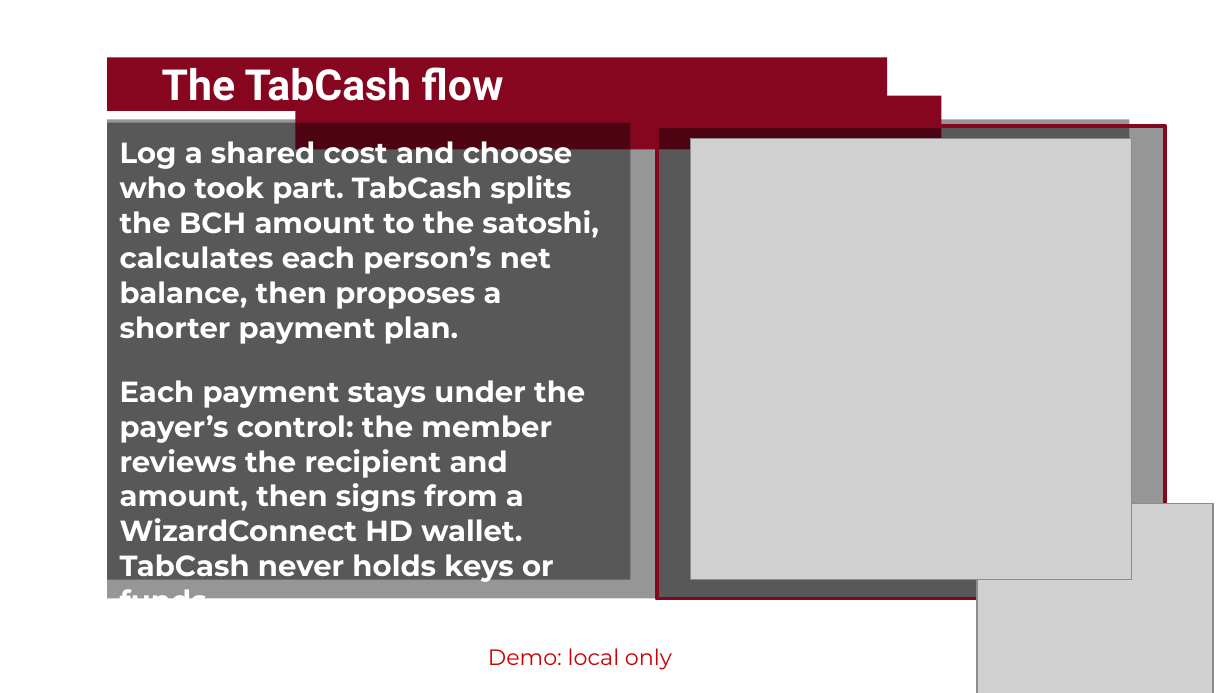
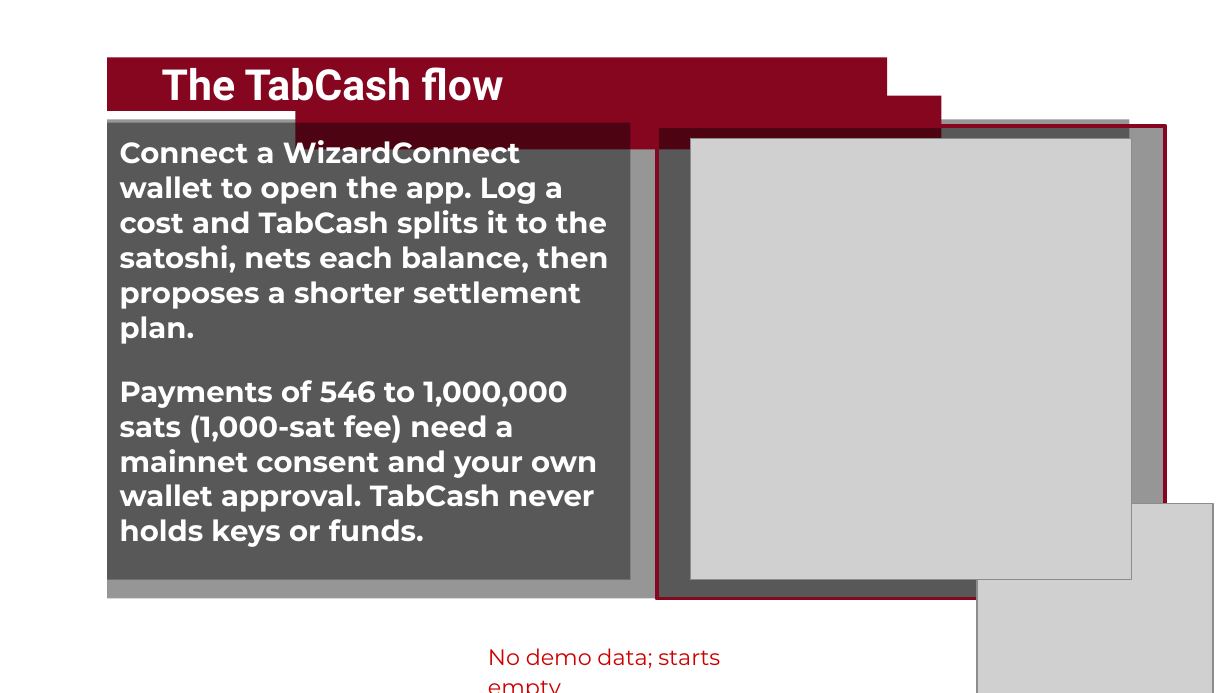
Before and after one commit to ansonj-dev/tabcash, a slide deck: slide 3 of submission/TabCash-Widget-Factory-final.pptx. Drawn at 1232x693 pixels with LibreOffice and Linux fonts; fonts in the diff are those of the drawing; grey boxes stand for pictures; background and template pictures are left out. Boxes give left, top, right and bottom in pixels: in the first picture for what was removed or moved away, otherwise in the second. Text is boxed around its words. In the diff, an @@ line names an element or a change of style, - is before the commit and + after.

Commit message:
TabCash: update Widget Factory deck for connect-first, no-sample real integration

```diff
--- a/submission/TabCash-Widget-Factory-final.pptx
+++ b/submission/TabCash-Widget-Factory-final.pptx
@@ text in rectangle at [120, 136, 608, 547]: text changed @@
-Log a shared cost and choose who took part. TabCash splits the BCH amount to the satoshi, calculates each person’s net balance, then proposes a shorter payment plan.
-Each payment stays under the payer’s control: the member reviews the recipient and amount, then signs from a WizardConnect HD wallet. TabCash never holds keys or funds.
+Connect a WizardConnect wallet to open the app. Log a cost and TabCash splits it to the satoshi, nets each balance, then proposes a shorter settlement plan.
+Payments of 546 to 1,000,000 sats (1,000-sat fee) need a mainnet consent and your own wallet approval. TabCash never holds keys or funds.
@@ text at [488, 648, 720, 669]: text changed @@
-Demo: local only
+No demo data; starts empty
```
Also in this commit, not shown: 4 other slides changed, 1 other file.
